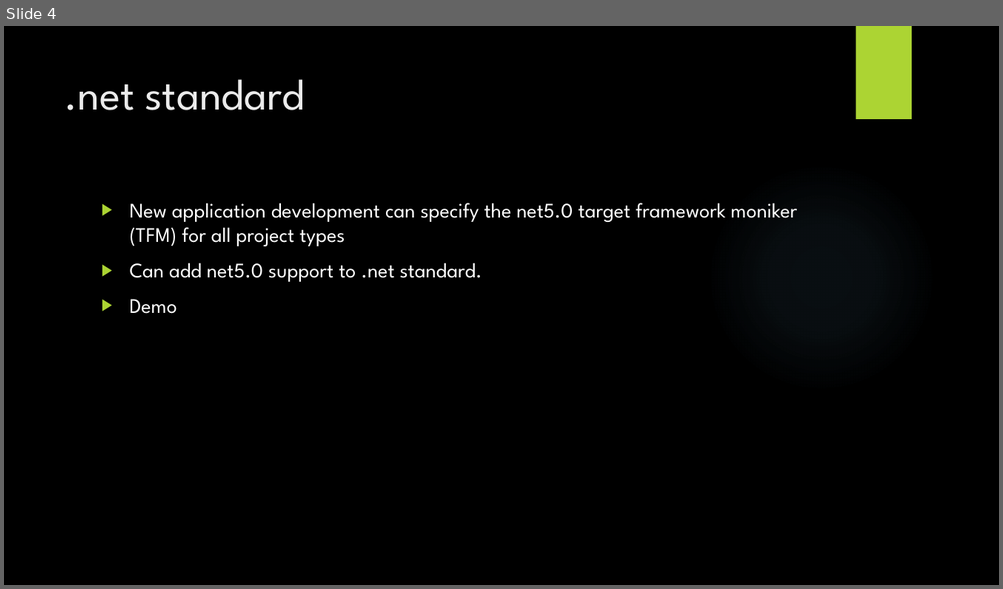
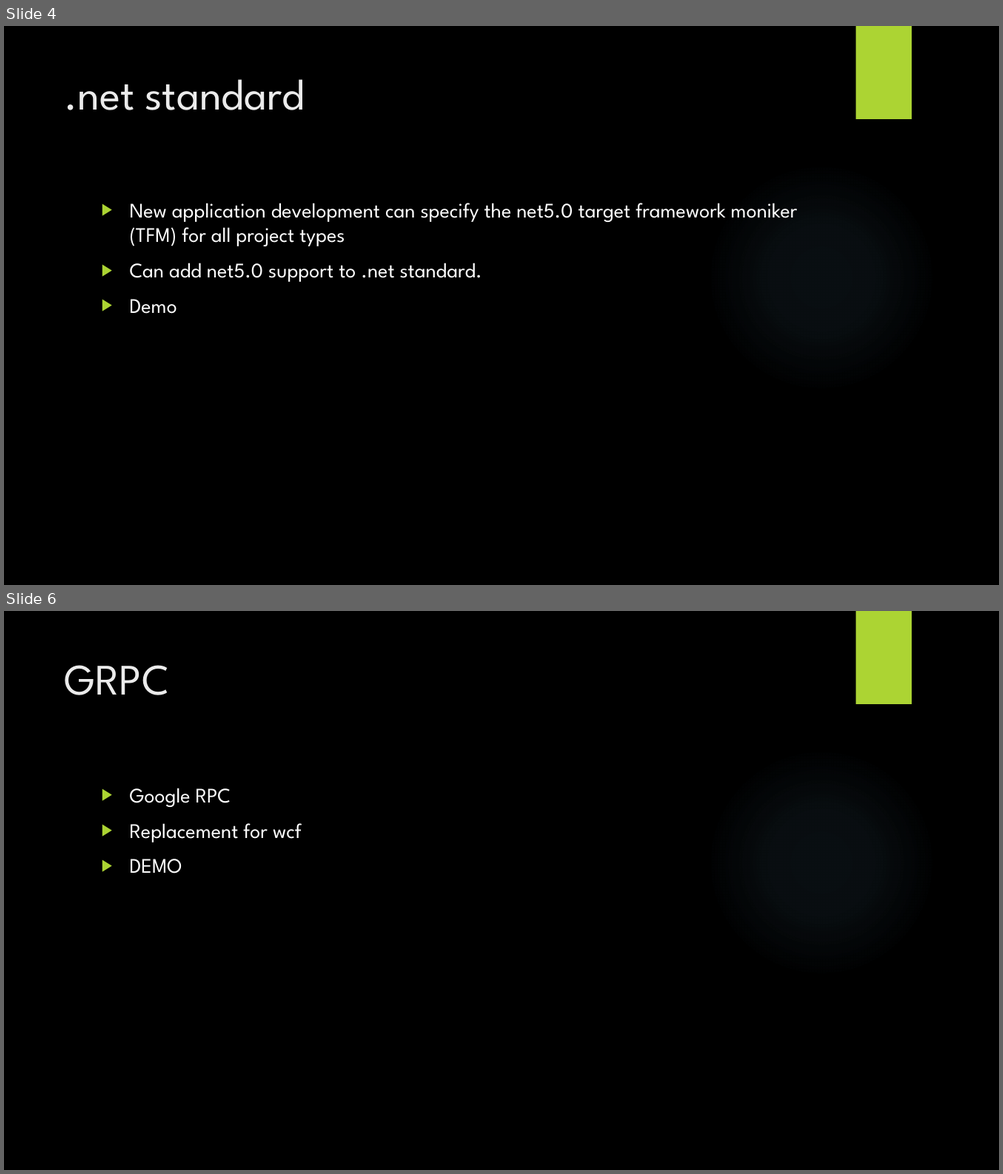
Before and after one commit to vb2ae/SpaceCoastDotNet5Demo, a slide deck: Intro to .net 5.pptx. Shown one above the other, each under a label of ours: slide 4 before the commit, slides 4 and 6 after it; the slides between them are not shown. The pictures are 1003x589 and 1003x1174 pixels, drawn with LibreOffice and Linux fonts; fonts in the diff are those of the drawing; background and template pictures are left out. Boxes give left, top, right and bottom in pixels: in the first picture for what was removed or moved away, otherwise in the second. Text is boxed around its words. In the diff, an @@ line names an element or a change of style, - is before the commit and + after.

```diff
--- a/Intro to .net 5.pptx
+++ b/Intro to .net 5.pptx
@@ slide 6 added at bbox=[4, 611, 999, 1170], background picture (left out); not listed: 2 template elements that a slide beside it also shows @@
@@ title added at bbox=[64, 665, 169, 695], 42 pt, text #EBEBEB @@
+GRPC
@@ text added at bbox=[130, 788, 301, 874], 20 pt, text #FFFFFF @@
+▶ Google RPC
+▶ Replacement for wcf
+▶ DEMO
```
Also in this commit, not shown: 1 slide changed, 2 other slides added, 1 slide removed.
